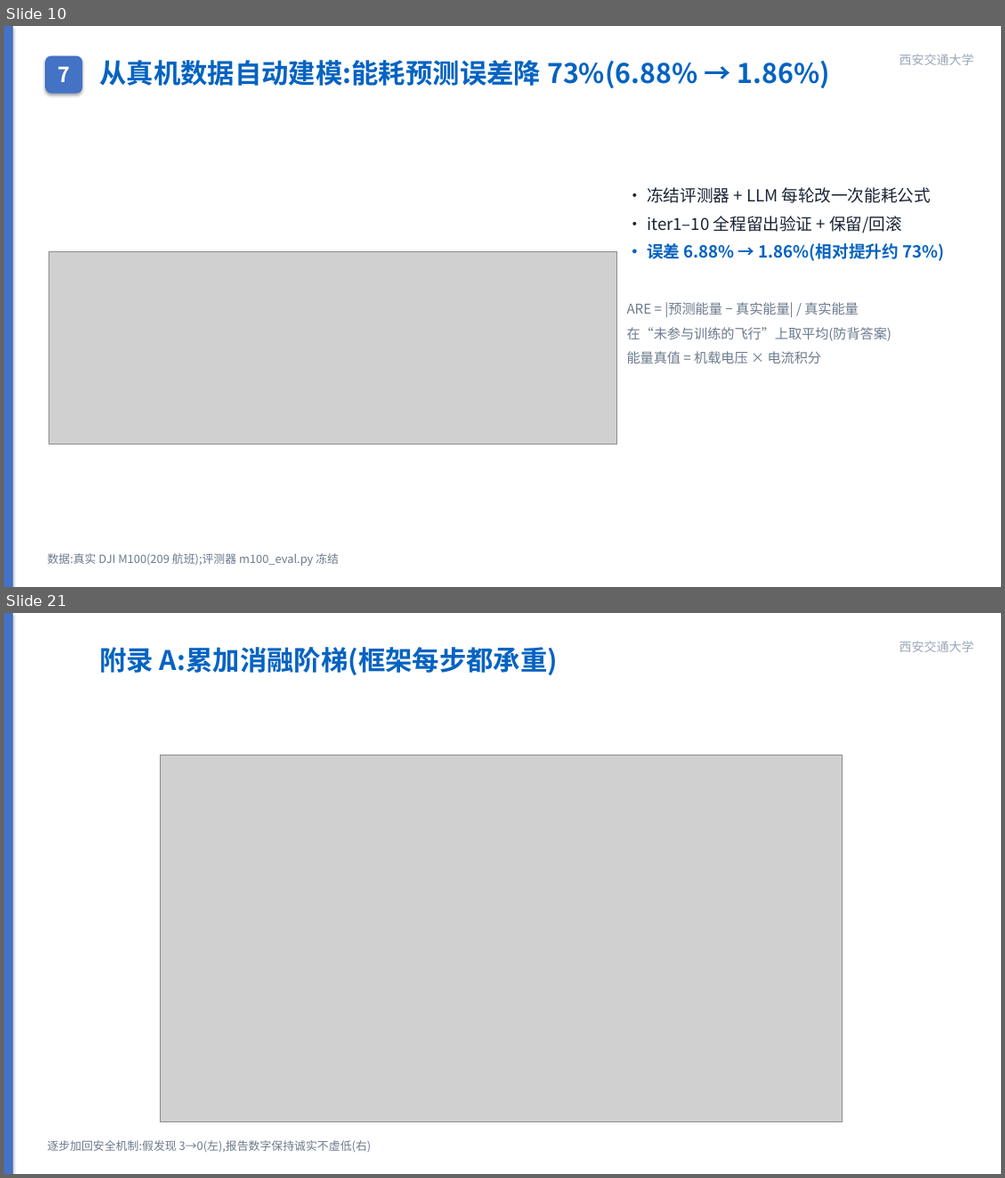
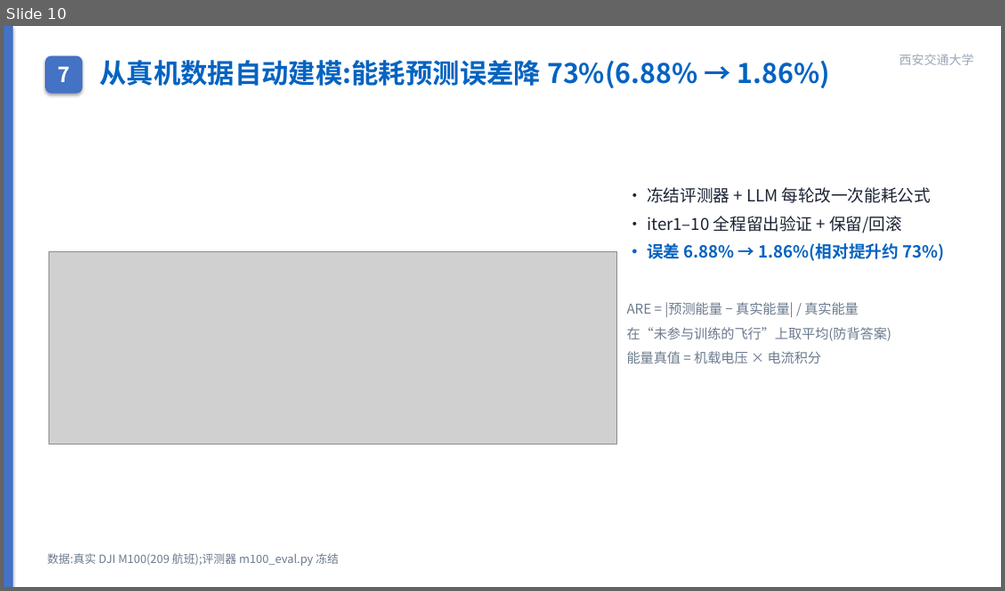
Before and after one commit to wbz0429/PathPlanningwithEnergy, a slide deck: autoresearch/energy_m100/experiments/midterm_defense.pptx. Shown one above the other, each under a label of ours: slides 10 and 21 before the commit, slide 10 after it; the slides between them are not shown. The pictures are 1005x1178 and 1005x591 pixels, drawn with LibreOffice and Linux fonts; fonts in the diff are those of the drawing; grey boxes stand for pictures. Boxes give left, top, right and bottom in pixels: in the first picture for what was removed or moved away, otherwise in the second. Text is boxed around its words. In the diff, an @@ line names an element or a change of style, - is before the commit and + after.

```diff
--- a/autoresearch/energy_m100/experiments/midterm_defense.pptx
+++ b/autoresearch/energy_m100/experiments/midterm_defense.pptx
@@ slide 21 removed at [4,613,1001,1174], background #FFFFFF @@
@@ rectangle removed at [4,613,13,1174] @@
@@ text removed at [99,647,558,675] @@
-附录 A:累加消融阶梯(框架每步都承重)
@@ text removed at [899,641,974,652] @@
-西安交通大学
@@ picture removed at [161,755,841,1121] @@
@@ text removed at [48,1140,372,1151] @@
-逐步加回安全机制:假发现 3→0(左),报告数字保持诚实不虚低(右)
```
Also in this commit, not shown: 11 slides changed, 4 other slides removed, 3 other files.
